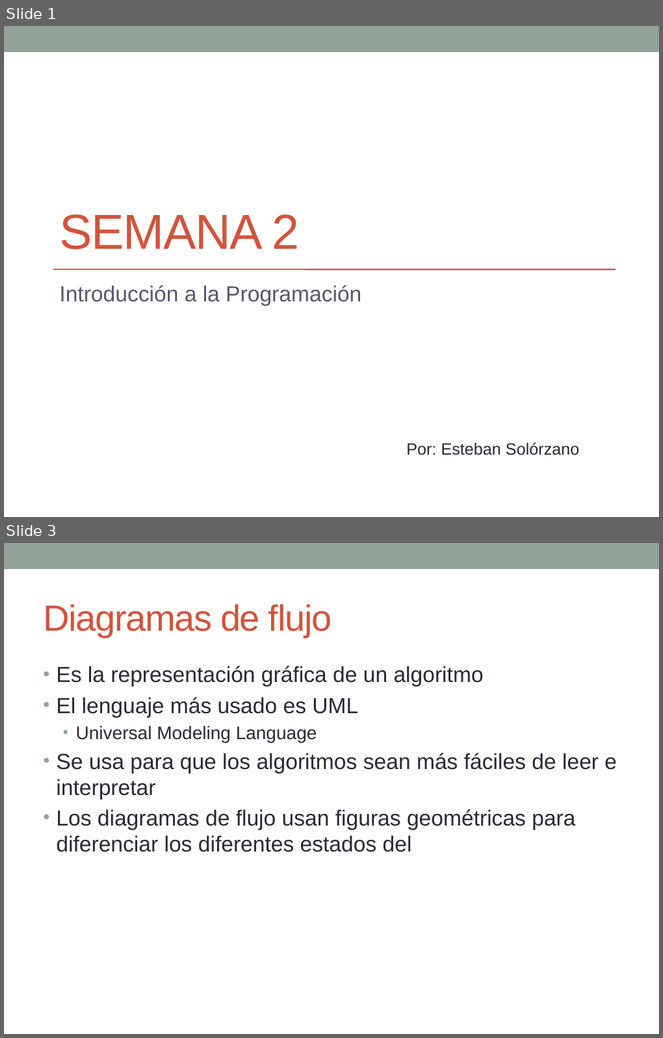
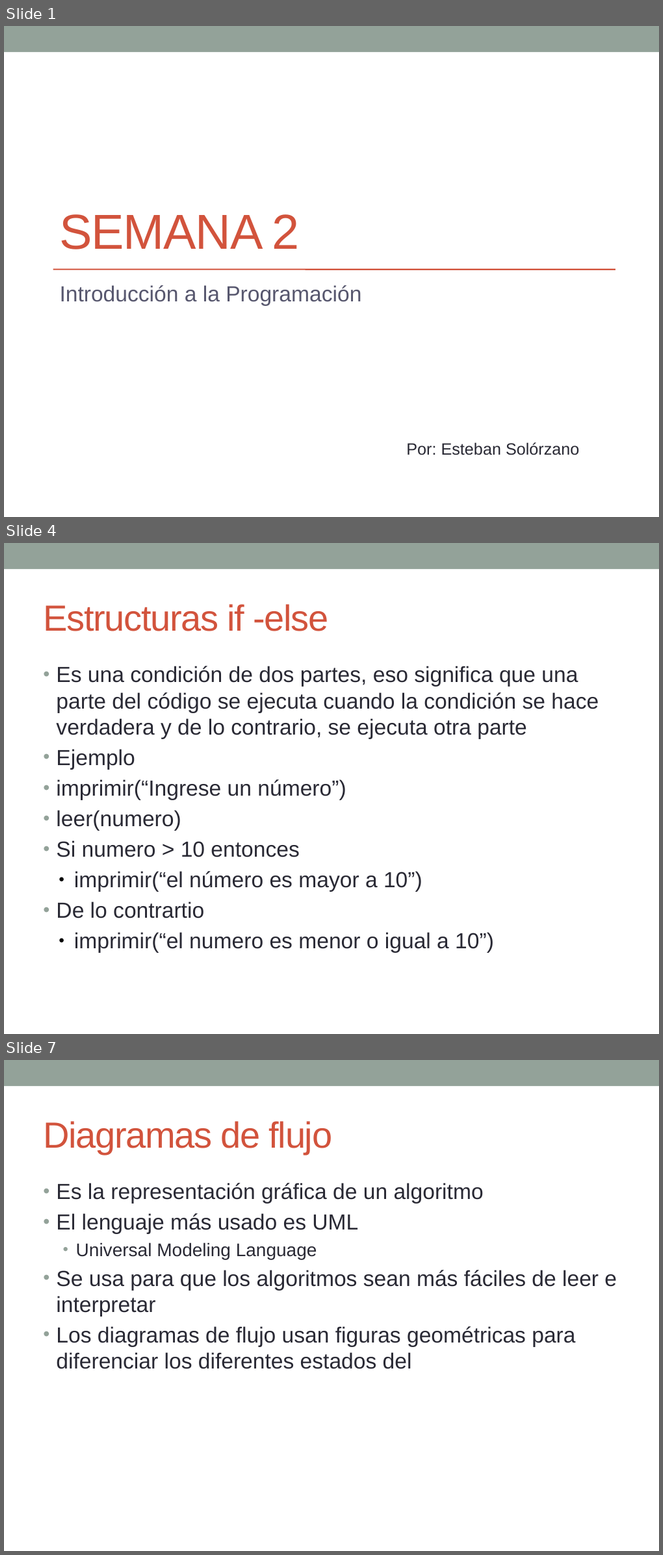
Before and after one commit to esolorzanob/UPI_Introduccion, a slide deck: Semana 3.pptx. Shown one above the other, each under a label of ours: slides 1 and 3 before the commit, slides 1, 4 and 7 after it; the slides between them are not shown. The pictures are 663x1038 and 663x1555 pixels, drawn with LibreOffice and Linux fonts; fonts in the diff are those of the drawing. Boxes give left, top, right and bottom in pixels: in the first picture for what was removed or moved away, otherwise in the second. Text is boxed around its words. In the diff, an @@ line names an element or a change of style, - is before the commit and + after.

```diff
--- a/Semana 3.pptx
+++ b/Semana 3.pptx
@@ slide 4 added at (4, 543, 659, 1034), background #FFFFFF; not listed: 1 template element that a slide beside it also shows @@
@@ text added at (43, 604, 328, 631), 40 pt, text #D2533C @@
+Estructuras if -else
@@ text added at (56, 666, 599, 953), 24 pt, text #292934 @@
+• Es una condición de dos partes, eso significa que una parte del código se ejecuta cuando la condición se hace verdadera y de lo contrario, se ejecuta otra parte
+• Ejemplo
+• imprimir(“Ingrese un número”)
+• leer(numero)
+• Si numero > 10 entonces
+  ● imprimir(“el número es mayor a 10”)
+• De lo contrartio
+  ● imprimir(“el numero es menor o igual a 10”)
@@ what was slide 3 is now slide 7 @@
```
Also in this commit, not shown: 2 slides changed, 3 other slides added, 1 slide removed, 1 other file.
